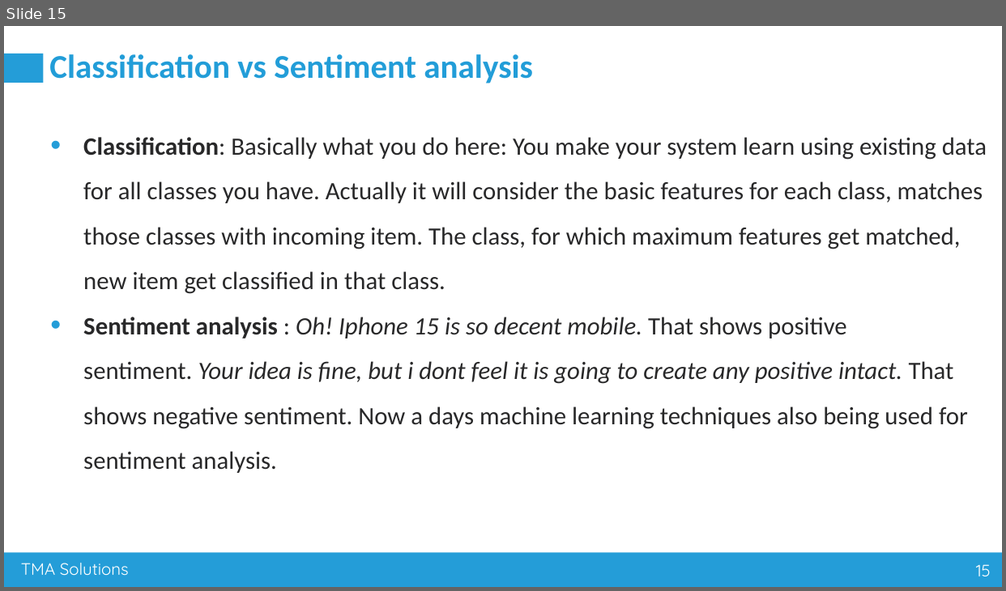
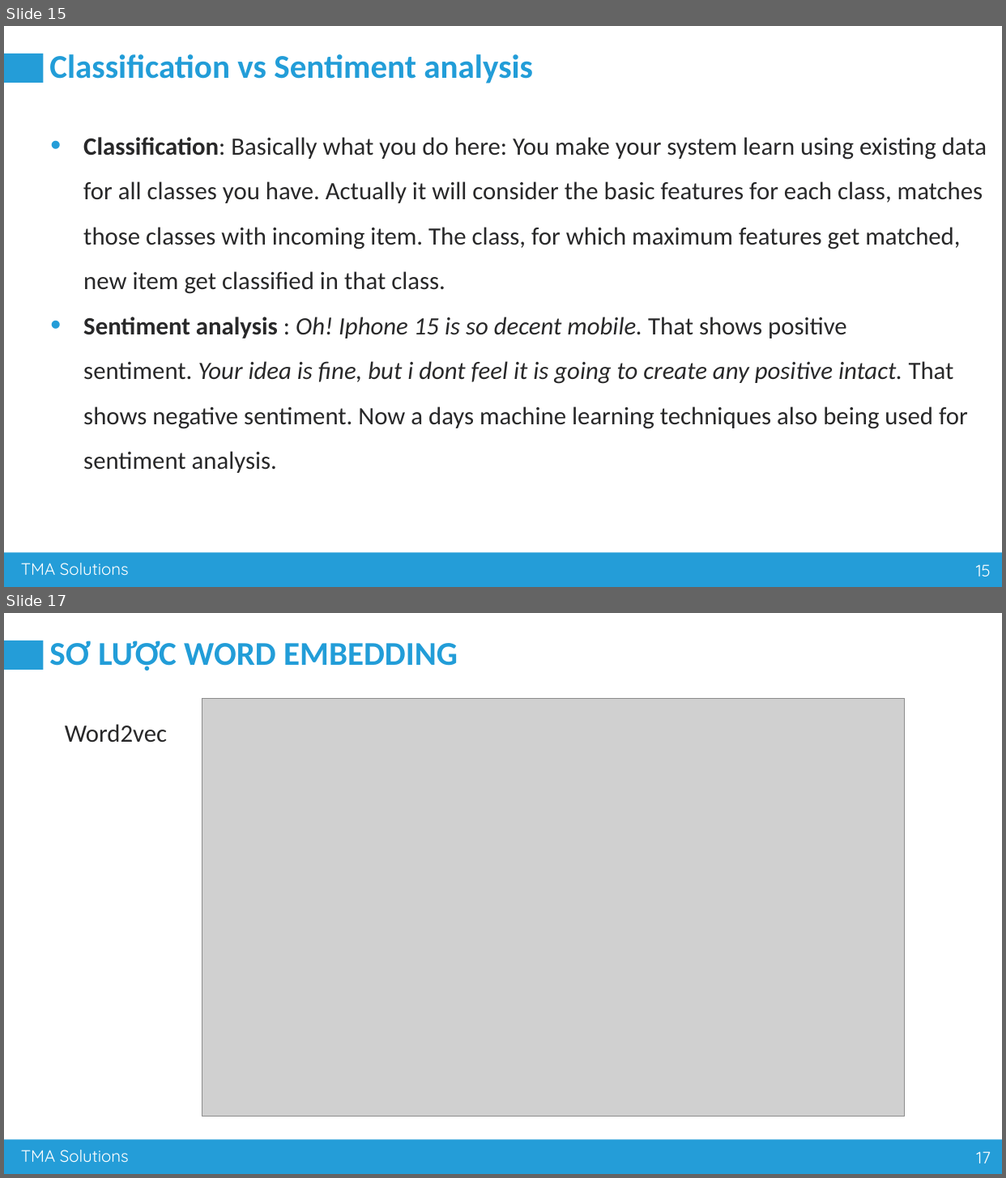
Before and after one commit to nguyenvanhuy0612/DL-1, a slide deck: Workshop-3_AI Advance Training_Group 80.pptx. Shown one above the other, each under a label of ours: slide 15 before the commit, slides 15 and 17 after it; the slides between them are not shown. The pictures are 1006x591 and 1006x1178 pixels, drawn with LibreOffice and Linux fonts; fonts in the diff are those of the drawing; grey boxes stand for pictures. Boxes give left, top, right and bottom in pixels: in the first picture for what was removed or moved away, otherwise in the second. Text is boxed around its words. In the diff, an @@ line names an element or a change of style, - is before the commit and + after.

```diff
--- a/Workshop-3_AI Advance Training_Group 80.pptx
+++ b/Workshop-3_AI Advance Training_Group 80.pptx
@@ slide 17 added at (x1=4, y1=613, x2=1002, y2=1174), background #FFFFFF; not listed: 4 template elements that a slide beside it also shows @@
@@ title added at (x1=49, y1=641, x2=458, y2=671), 32 pt, text #229DD8, bold @@
+SƠ LƯỢC WORD EMBEDDING
@@ picture added at (x1=202, y1=698, x2=906, y2=1117) @@
@@ text added at (x1=65, y1=724, x2=167, y2=742), 24 pt, text #282829 @@
+Word2vec
```
Also in this commit, not shown: 2 slides changed, 1 other slide added, 3 other files.
